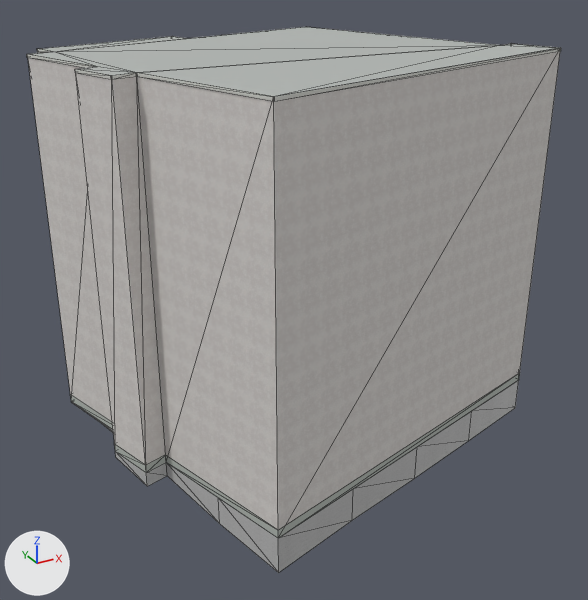
The Blender file assets/blender/buildings/osm-way-293949906.blend: old version first, new version second.
The view is the same before and after, from a 50 mm camera at (-15.4, -29.0, 18.8) aimed at (-0.1, -1.1, 4.9). Every picture has the same lights, and +X, +Y and +Z are marked at lower left. The first picture is the older version. Mesh edges are drawn as thin lines.

Names of what the first picture shows: 'building foundation 293949906', 'reality 293949906 near reality aged pale plaster', 'reality 293949906 near reality concrete plinth', 'reality 293949906 near reality flat weathered roof', 'reality 293949906 near reality pale aluminum sill'.
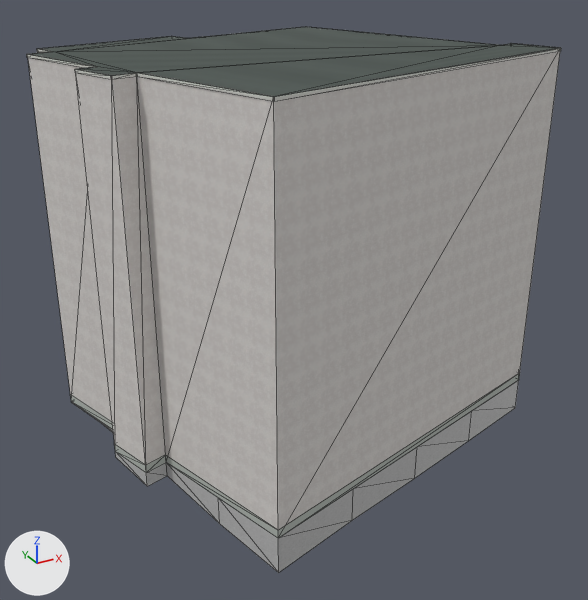
Boxes (x1, y1, x2, y2) around the edits, measured in the pictures (588 x 600 px):
```json
{"object": "reality 293949906 near reality flat weathered roof", "change": "surface changed", "before": [29, 27, 558, 97], "after": [29, 27, 558, 97], "on screen": "darker"}
{"part": 1, "of": "me_reality_293949906_near_reality_pale_aluminum_sill", "change": "reshaped", "before": [27, 27, 561, 100], "after": [27, 27, 561, 100]}
```

Scene script edits in JSON lines:
```json
{"op": "add", "block": "img_roof_normal_png", "code": ["img_roof_normal_png = load_image('roof-normal.png', '../../../public/models/architecture/textures/roof-normal.png', 256, 256, 'Non-Color')"]}
{"op": "add", "block": "img_roof_color_png", "code": ["img_roof_color_png = load_image('roof-color.png', '../../../public/models/architecture/textures/roof-color.png', 256, 256, 'sRGB')"]}
{"block": "mat_reality_flat_weathered_roof", "change": "nodes: BsdfPrincipled, OutputMaterial"}
{"block": "mat_reality_flat_weathered_roof", "change": "colours: grey #b3b7b4"}
{"block": "mat_reality_flat_weathered_roof", "change": "nodes: BsdfPrincipled, MixRGB, NormalMap, OutputMaterial, TexImage x2"}
{"block": "mat_reality_flat_weathered_roof", "change": "colours: white #ffffff"}
{"block": "mat_reality_flat_weathered_roof", "change": "uses the picture img_roof_color_png"}
{"block": "mat_reality_flat_weathered_roof", "change": "uses the picture img_roof_normal_png"}
{"block": "me_reality_293949906_near_reality_pale_aluminum_sill", "where": "# used by ob_reality_293949906_near_reality_pale_aluminum_sill; parent = ob_osm_way_293949906; location = (0.0, 0.0, 0.0)"}
{"op": "remove", "block": "me_reality_293949906_near_reality_pale_aluminum_sill", "code": "me_reality_293949906_near_reality_pale_aluminum_sill.from_pydata(...)  # 60 vertices, 30 faces; spans x -8.9..10.1, y -9.0..8.0, z 14.9..15.0"}
{"op": "add", "block": "me_reality_293949906_near_reality_pale_aluminum_sill", "code": "me_reality_293949906_near_reality_pale_aluminum_sill.from_pydata(...)  # 120 vertices, 60 faces; spans x -8.9..10.1, y -9.0..8.0, z 14.9..15.0"}
{"block": "me_reality_293949906_near_reality_pale_aluminum_sill", "change": "me_reality_293949906_near_reality_pale_aluminum_sill part 1"}
{"block": "me_reality_293949906_near_reality_pale_aluminum_sill", "change": "30 faces are deleted"}
{"block": "me_reality_293949906_near_reality_pale_aluminum_sill", "change": "60 vertices are added at x -8.9..10.1, y -9.0..8.0, z 15.0"}
{"block": "me_reality_293949906_near_reality_pale_aluminum_sill", "change": "60 new faces join them"}
```
